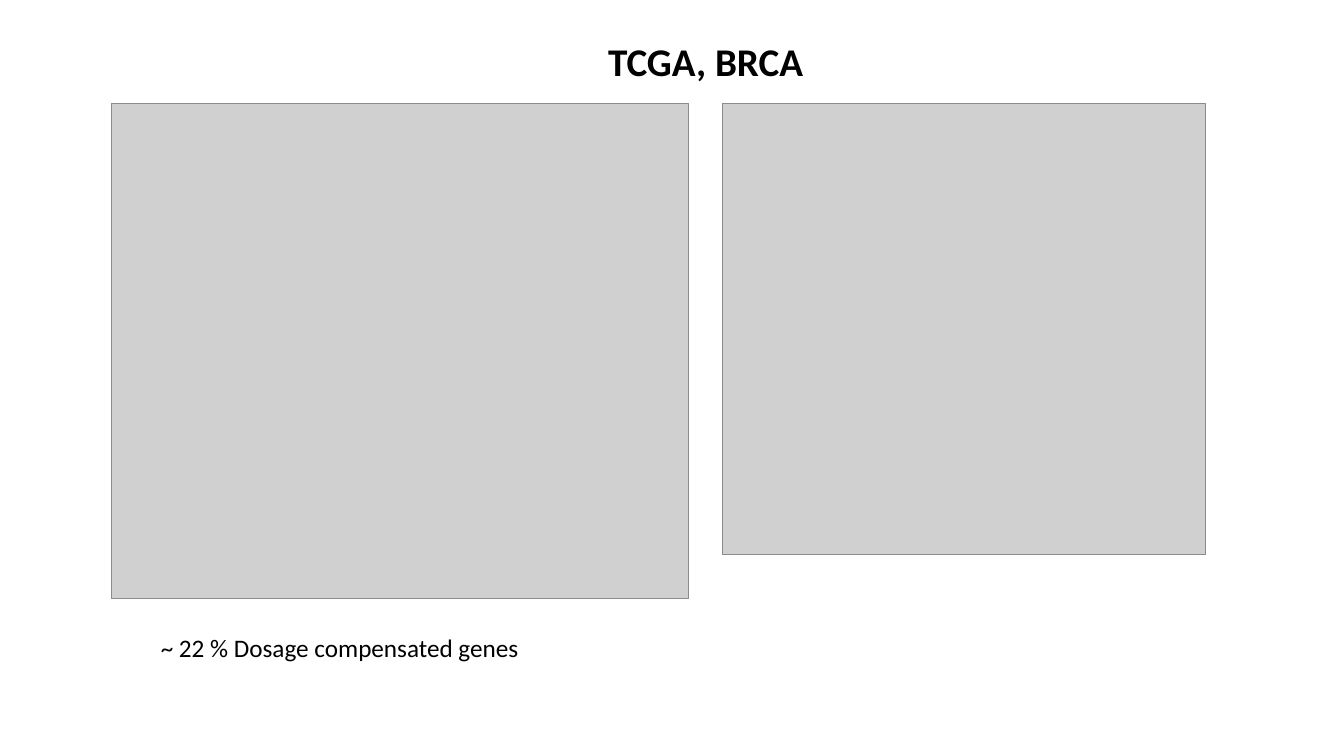
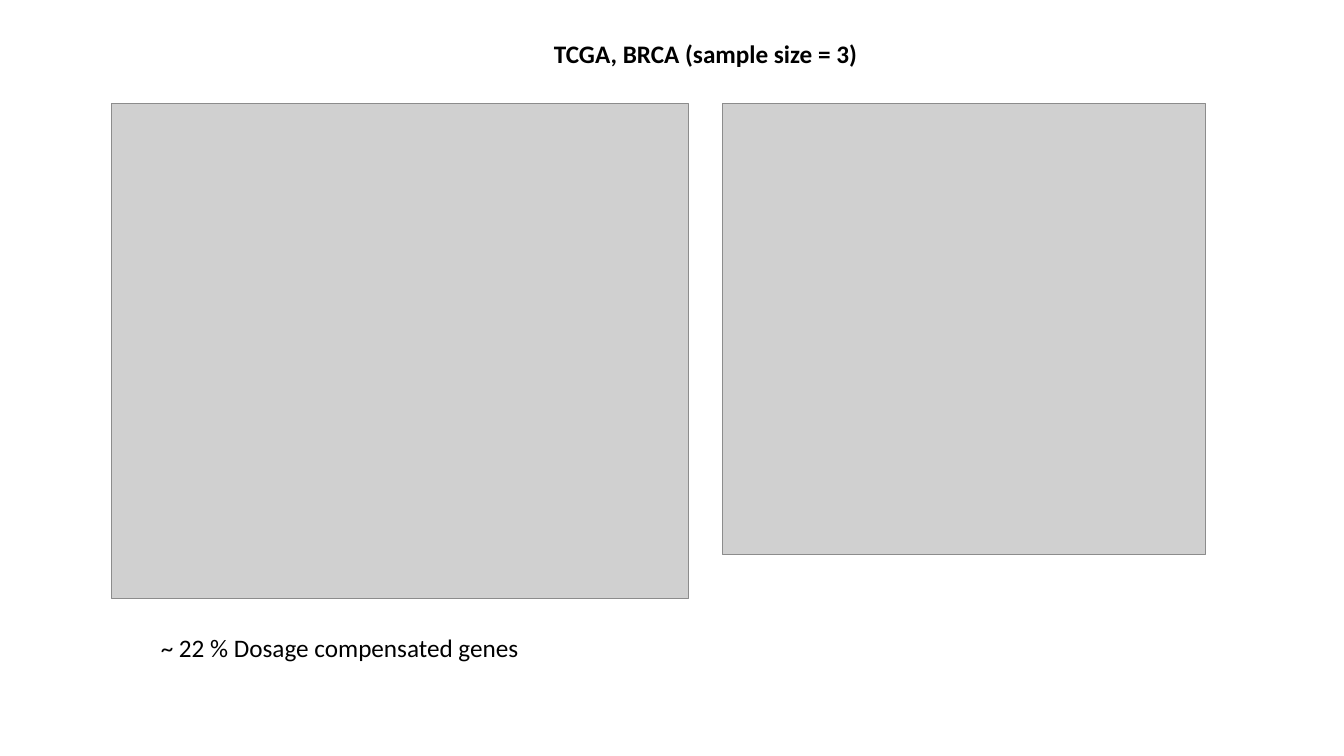
Before and after one commit to Katerina10-cloud/CN-aware-DGE, a slide deck: slide 10 of modeling DGE_CNV.pptx (slide 12 before the commit). Drawn at 1344x756 pixels with LibreOffice and Linux fonts; fonts in the diff are those of the drawing; grey boxes stand for pictures. Boxes give left, top, right and bottom in pixels: in the first picture for what was removed or moved away, otherwise in the second. Text is boxed around its words. In the diff, an @@ line names an element or a change of style, - is before the commit and + after.

```diff
--- a/modeling DGE_CNV.pptx
+++ b/modeling DGE_CNV.pptx
@@ title at [554,44,857,67]: text changed; size 28 to 18 pt @@
-TCGA, BRCA
+TCGA, BRCA (sample size = 3)
```
Also in this commit, not shown: 6 other slides changed, 2 slides added, 3 slides removed, 6 other files.
